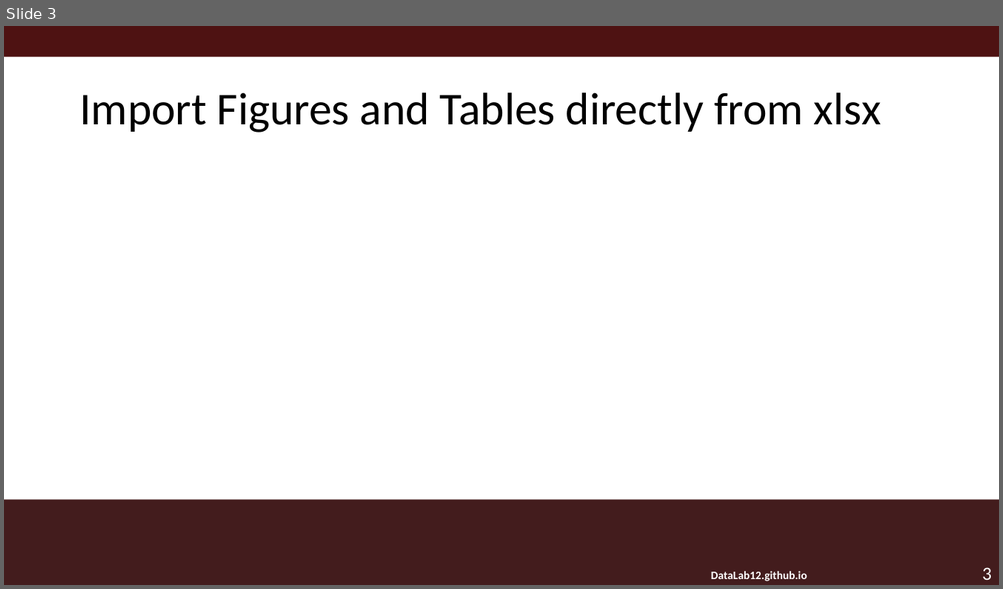
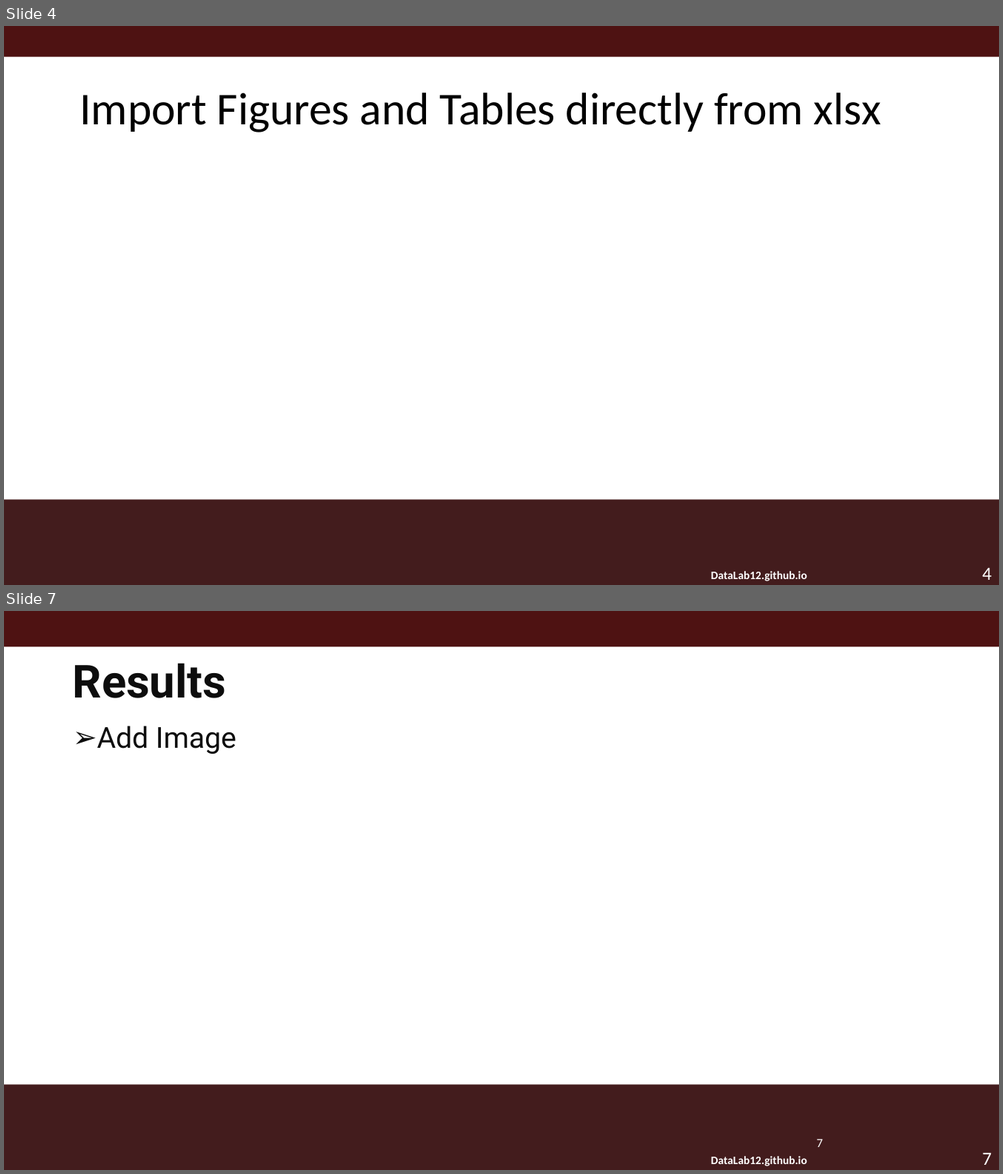
Before and after one commit to zoe-becker/ML-Traffic-Analysis, a slide deck: DataLabMacro.pptm. Shown one above the other, each under a label of ours: slide 3 before the commit, slides 4 and 7 after it; the slides between them are not shown. The pictures are 1003x589 and 1003x1174 pixels, drawn with LibreOffice and Linux fonts; fonts in the diff are those of the drawing; background and template pictures are left out. Boxes give left, top, right and bottom in pixels: in the first picture for what was removed or moved away, otherwise in the second. Text is boxed around its words. In the diff, an @@ line names an element or a change of style, - is before the commit and + after.

```diff
--- a/DataLabMacro.pptm
+++ b/DataLabMacro.pptm
@@ slide 7 added at box(4, 611, 999, 1170), background #FFFFFF; not listed: 3 template elements that a slide beside it also shows @@
@@ rectangle added at box(4, 611, 999, 647), fill #4E1212 @@
@@ title added at box(73, 663, 226, 698), 44 pt, text #0D0D0D, bold @@
+Results
@@ text added at box(97, 726, 236, 754), 28 pt, text #0D0D0D @@
+➢ Add Image
@@ page number added at box(817, 1139, 822, 1147), 12 pt, text #FFFFFF @@
+7
@@ what was slide 3 is now slide 4 @@
@@ page number at box(982, 568, 991, 580): text changed @@
-3
+4
```
Also in this commit, not shown: 3 slides changed, 4 other slides added.
